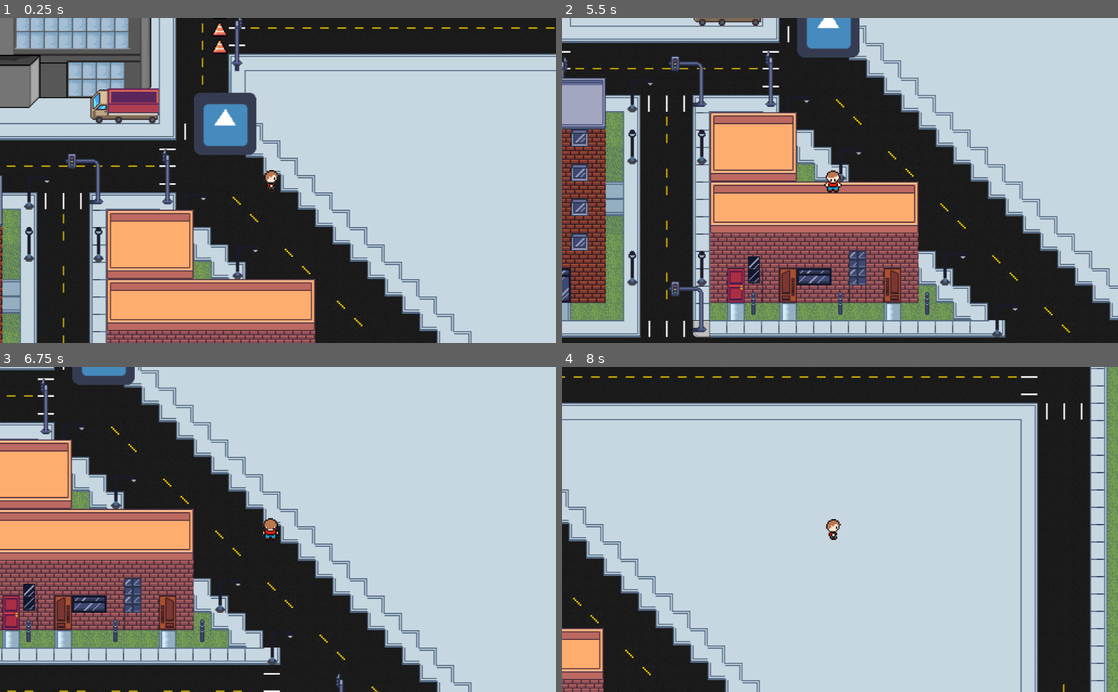
Above: before the commit, frames 1-4 (two rows, left to right).
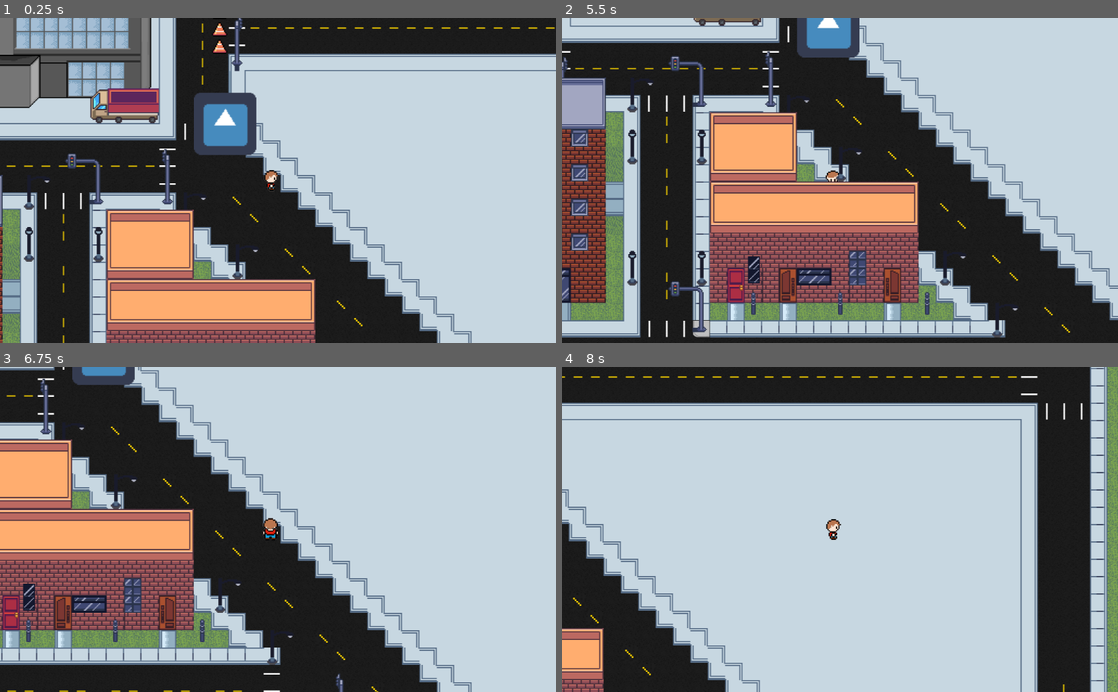
Above: after the commit, the same moments.

Repository: 2023M1T8-Inteli/grupo3
Game: Godot game, scene res://cenas/mapa_principal/mapa_principal.tscn
Two runs of this game, one before a commit and one after it. Both use one fixed random seed, a clock stepped at 60 frames per second and the inputs below. This scene is started directly instead of the project's main scene. The engine's default icon, where the game draws it, is replaced by a stand-in: a white triangle on a blue panel in a dark square.
Inputs:
- Up to frame 1 (0.25 s): no input
- Up to frame 2 (5.5 s): tap Enter at 0.5 s; hold Right (ui_right) 0.53-1.28 s; hold Down (ui_down) 1.28-2.03 s; hold Right (ui_right) 2.03-2.78 s; hold Up (ui_up) 2.78-3.53 s; hold Left (ui_left) 3.53-5.03 s; hold Down (ui_down) from 5.03 s (still down)
- Up to frame 3 (6.75 s): release Down (ui_down) at 5.78 s; hold Right (ui_right) 5.78-6.53 s; hold Up (ui_up) from 6.53 s (still down)
- Up to frame 4 (8 s): release Up (ui_up) at 7.28 s; hold Right (ui_right) from 7.28 s (still down)

The runs differ from the first frame. In frame 1, less than 0.1% of the frame differs, in the area x 0-57%, y 2-100%; in frame 2, 0.3%, in the area x 11-82%, y 10-98%; in frame 3, less than 0.1%; in frame 4, less than 0.1%.

Commit message:
mapa_update_2

Diff:
--- a/src/Projeto-MR.Vtal/cenas/mapa_principal/mapa_principal.tscn
+++ b/src/Projeto-MR.Vtal/cenas/mapa_principal/mapa_principal.tscn
@@ -1,9 +1,10 @@
-[gd_scene load_steps=6 format=2]
+[gd_scene load_steps=7 format=2]
 
 [ext_resource path="res://imagens/mapa_principal/mapa-vtal-2.0.png" type="Texture" id=1]
 [ext_resource path="res://Jogador.tscn" type="PackedScene" id=2]
 [ext_resource path="res://cenas/mapa_principal/mapa_principal.gd" type="Script" id=3]
 [ext_resource path="res://icon.png" type="Texture" id=4]
+[ext_resource path="res://imagens/mapa_principal/postes_2.0.png" type="Texture" id=5]
 
 [sub_resource type="RectangleShape2D" id=1]
 extents = Vector2( 56, 58 )
@@ -42,6 +43,10 @@
 position = Vector2( -359, 172 )
 shape = SubResource( 1 )
 
+[node name="Sprite" type="Sprite" parent="."]
+position = Vector2( 128, 34 )
+texture = ExtResource( 5 )
+
 [connection signal="area_entered" from="StaticBody2D/Area2D" to="." method="_on_Area2D_area_entered"]
 [connection signal="area_shape_entered" from="StaticBody2D/Area2D" to="." method="_on_Area2D_area_shape_entered"]
 [connection signal="body_entered" from="StaticBody2D/Area2D" to="." method="_on_Area2D_body_entered"]
Binary file added: src/Projeto-MR.Vtal/imagens/mapa_principal/postes.png
Not shown, added: src/Projeto-MR.Vtal/imagens/mapa_principal/postes.png.import
Binary file added: src/Projeto-MR.Vtal/imagens/mapa_principal/postes_2.0.png
Not shown, added: src/Projeto-MR.Vtal/imagens/mapa_principal/postes_2.0.png.import
